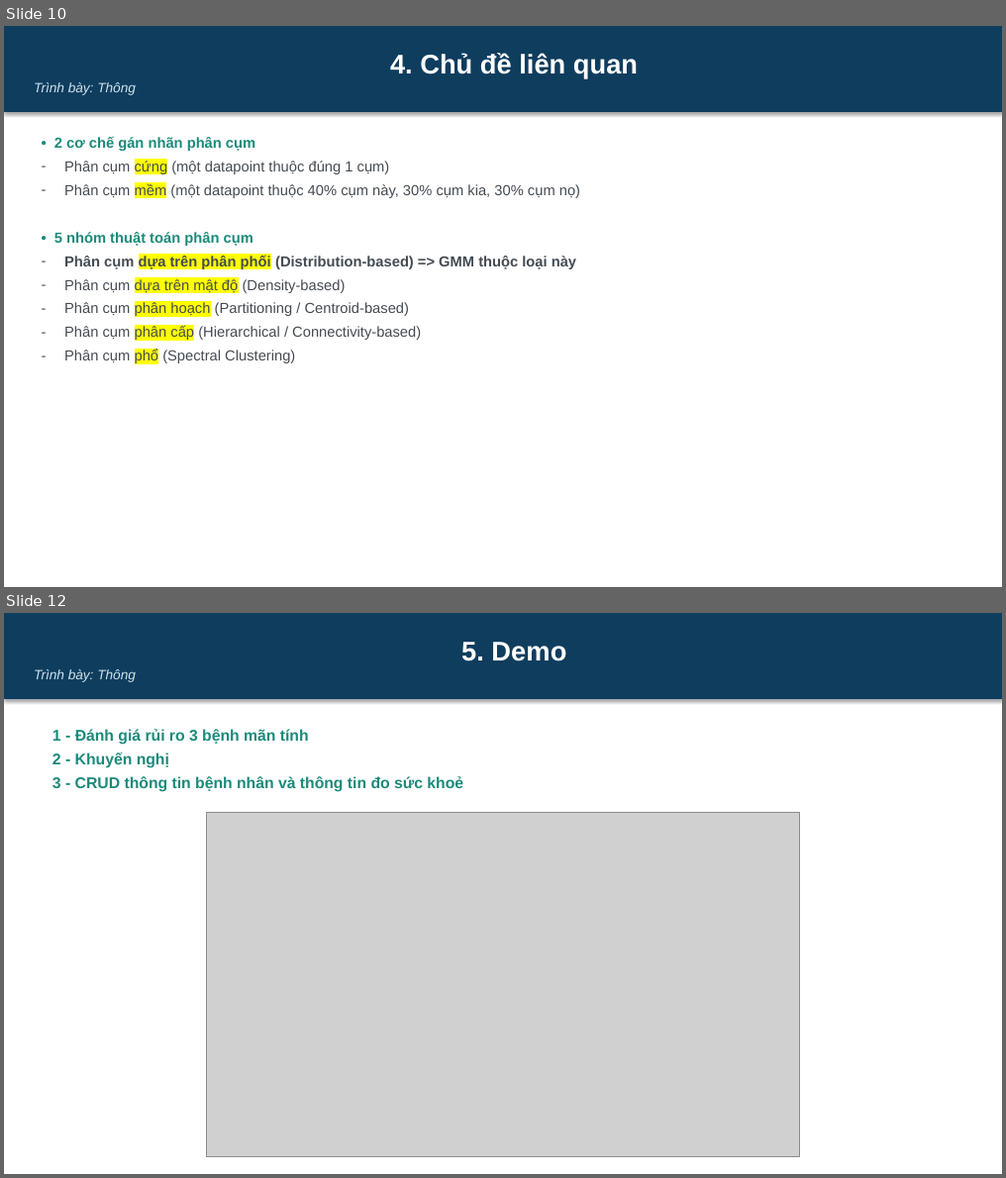
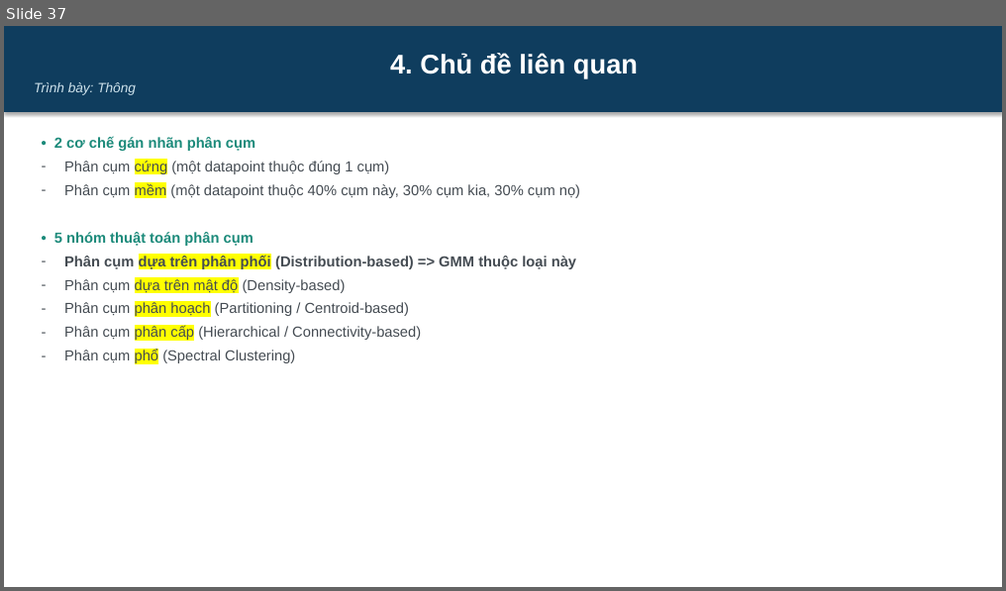
Before and after one commit to dinhdatthong1809/gaussian-mixture-model, a slide deck: Slide.pptx. Shown one above the other, each under a label of ours: slides 10 and 12 before the commit, slide 37 after it; the slides between them are not shown. The pictures are 1006x1178 and 1006x591 pixels, drawn with LibreOffice and Linux fonts; fonts in the diff are those of the drawing; grey boxes stand for pictures. Boxes give left, top, right and bottom in pixels: in the first picture for what was removed or moved away, otherwise in the second. Text is boxed around its words. In the diff, an @@ line names an element or a change of style, - is before the commit and + after.

```diff
--- a/Slide.pptx
+++ b/Slide.pptx
@@ slide 12 removed at bbox=[4, 613, 1002, 1174], background #FFFFFF @@
@@ rectangle removed at bbox=[4, 613, 1002, 699] @@
-5. Demo
-Trình bày: Thông
@@ text removed at bbox=[53, 729, 463, 792] @@
-1 - Đánh giá rủi ro 3 bệnh mãn tính
-2 - Khuyến nghị
-3 - CRUD thông tin bệnh nhân và thông tin đo sức khoẻ
@@ picture removed at bbox=[206, 813, 801, 1158] @@
@@ what was slide 10 is now slide 37 @@
```
Also in this commit, not shown: 8 slides changed, 29 slides added, 3 other slides removed.
